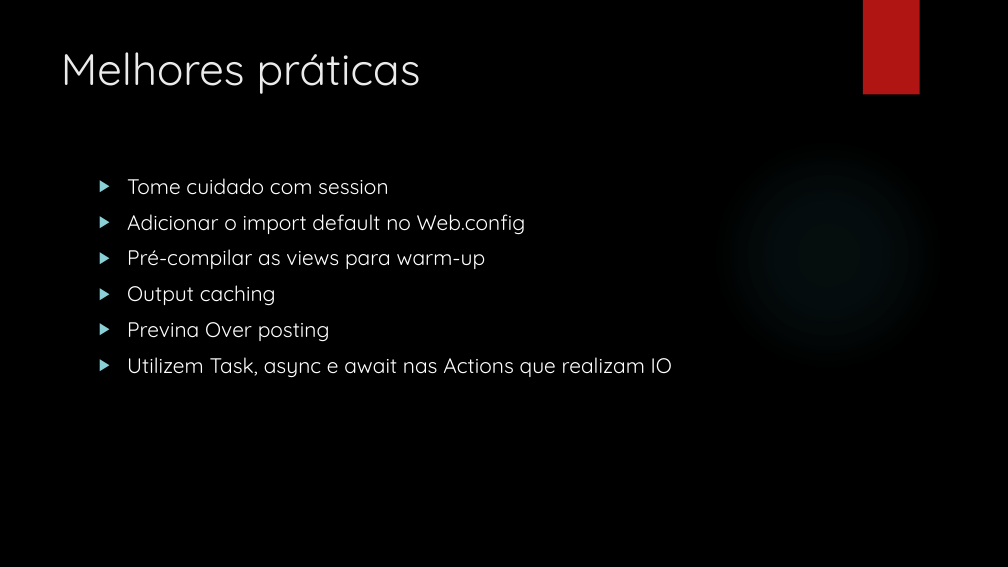
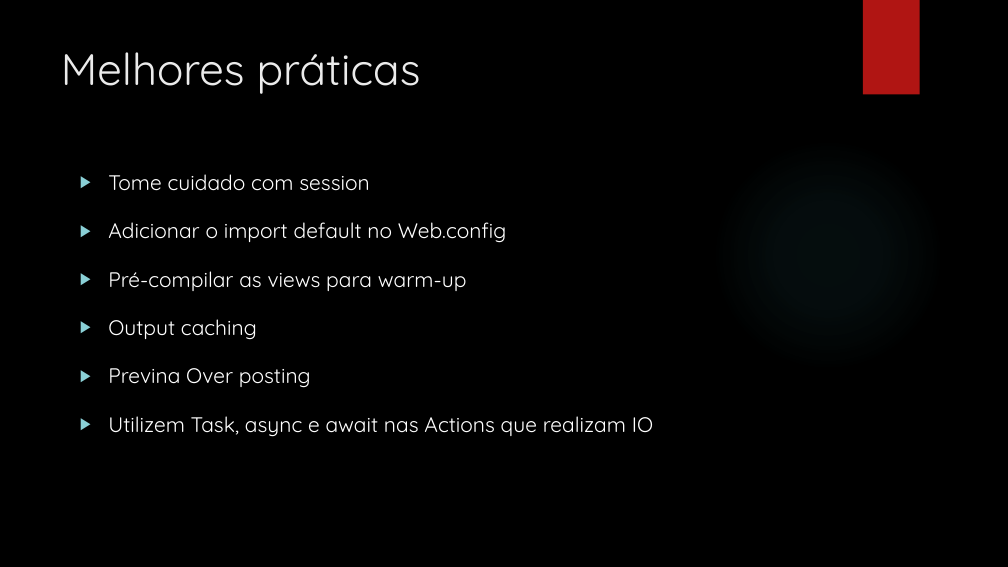
Before and after one commit to leolana/AspnetMvcLab, a slide deck: slide 34 of Presentation/AspNetMvc.pptx. Drawn at 1008x567 pixels with LibreOffice and Linux fonts; fonts in the diff are those of the drawing; background and template pictures are left out. Boxes give left, top, right and bottom in pixels: in the first picture for what was removed or moved away, otherwise in the second. Text is boxed around its words. In the diff, an @@ line names an element or a change of style, - is before the commit and + after.

```diff
--- a/Presentation/AspNetMvc.pptx
+++ b/Presentation/AspNetMvc.pptx
@@ text "Tome cuidado com session": place and size @@
-text "Tome cuidado com session" at <box>127,178,672,378</box>
+text "Tome cuidado com session" at <box>108,174,653,437</box>
@@ text "Tome cuidado com session" at <box>108,174,653,437</box>: line spacing 1 to 1.5 @@
```
Also in this commit, not shown: 15 other slides changed, 1 slide added, 1 slide removed.
